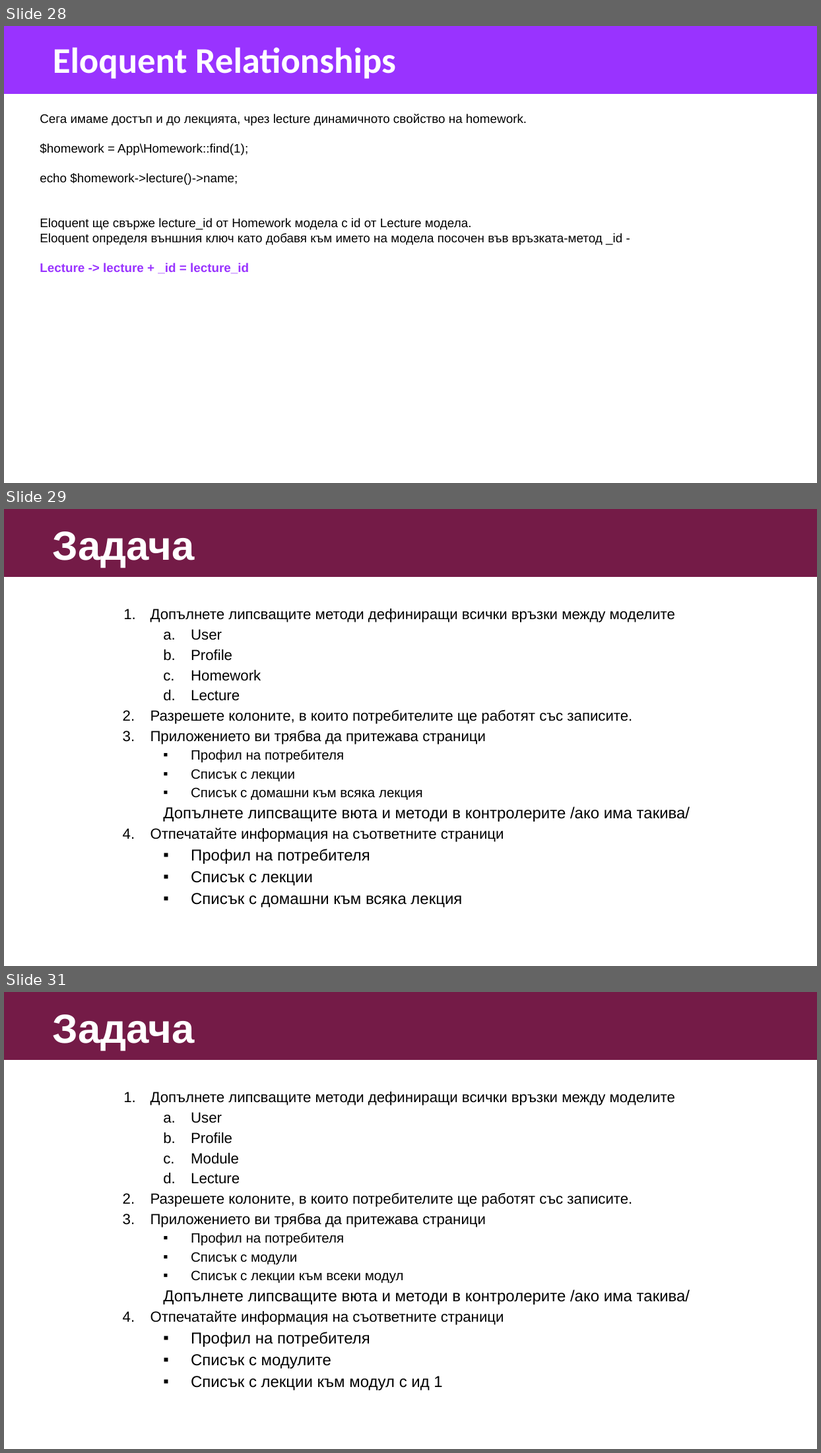
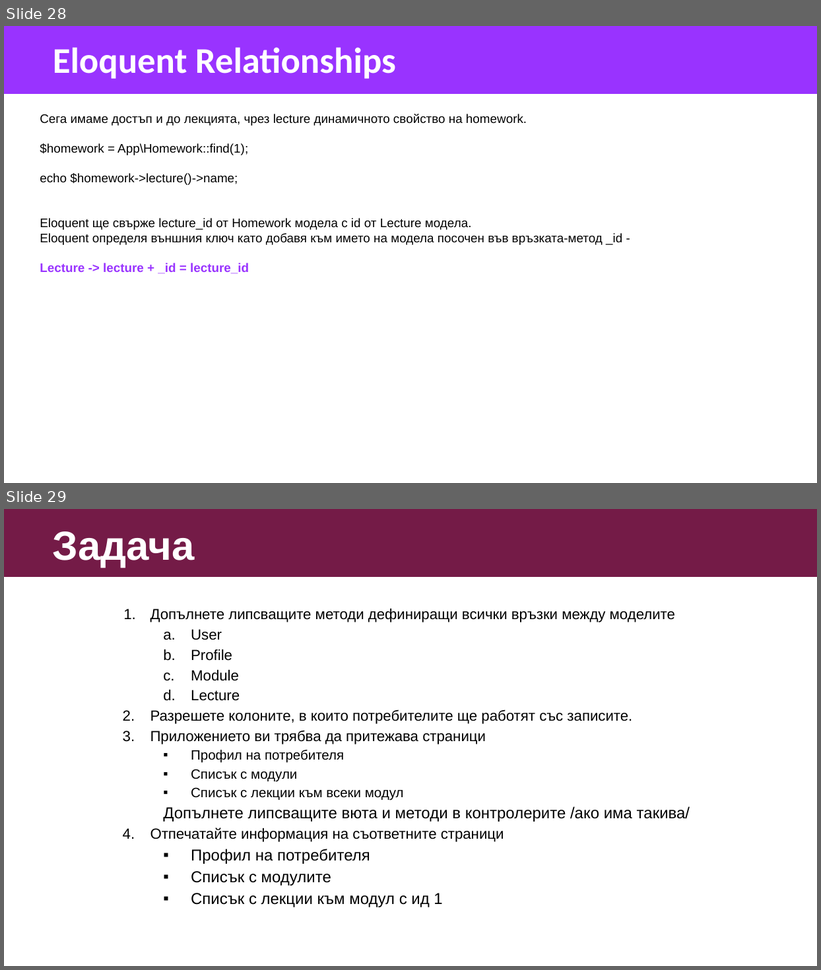
Before and after one commit to VratsaSoftware/php18, a slide deck: 04_PHP_OOP_and_MVC/10_L4_models_eloquent/models_eloquent.pptx. Shown one above the other, each under a label of ours: slides 28, 29 and 31 before the commit, slides 28 and 29 after it; the slides between them are not shown. The pictures are 821x1453 and 821x970 pixels, drawn with LibreOffice and Linux fonts; fonts in the diff are those of the drawing. Boxes give left, top, right and bottom in pixels: in the first picture for what was removed or moved away, otherwise in the second. Text is boxed around its words. In the diff, an @@ line names an element or a change of style, - is before the commit and + after.

```diff
--- a/04_PHP_OOP_and_MVC/10_L4_models_eloquent/models_eloquent.pptx
+++ b/04_PHP_OOP_and_MVC/10_L4_models_eloquent/models_eloquent.pptx
@@ slide 29 removed at (4, 509, 817, 966), background #FFFFFF @@
@@ rectangle removed at (4, 509, 817, 577) @@
@@ text removed at (53, 531, 195, 568) @@
-Задача
@@ text removed at (151, 609, 690, 908) @@
-1. Допълнете липсващите методи дефиниращи всички връзки между моделите
-  a. User
-  b. Profile
-  c. Homework
-  d. Lecture
-2. Разрешете колоните, в които потребителите ще работят със записите.
-3. Приложението ви трябва да притежава страници
-  ▪ Профил на потребителя
-  ▪ Списък с лекции
-  ▪ Списък с домашни към всяка лекция
-  Допълнете липсващите вюта и методи в контролерите /ако има такива/
-4. Отпечатайте информация на съответните страници
-  ▪ Профил на потребителя
-  ▪ Списък с лекции
-  ▪ Списък с домашни към всяка лекция
@@ what was slide 31 is now slide 29 @@
```
Also in this commit, not shown: 1 slide changed, 1 other slide removed, 1 other file.
